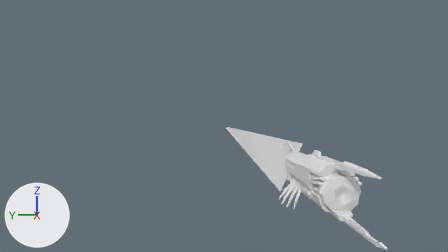
The Blender file qcde etqw lg.blend, before and after one commit.
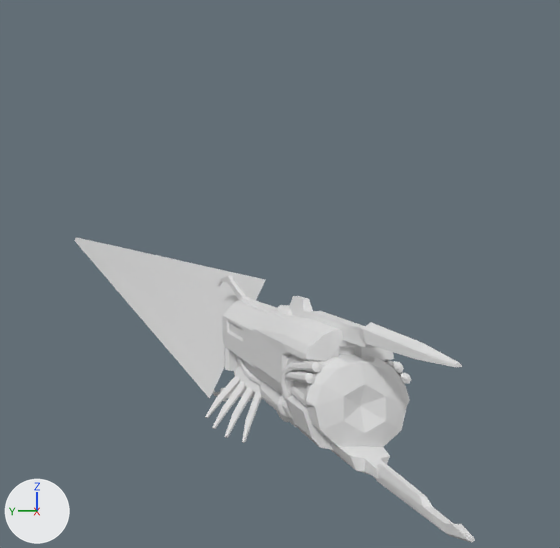
There are two pictures of each version: one from the file's camera 'Camera', one close up on the part from 44% to 94% of the width and 12% to 100% of the height. The lights are fixed; the arrows at lower left show +X, +Y and +Z. Materials are left out; every surface is plain grey.

Script lines for the objects in view, before the commit:
```python
me_lightning_pistol_mesh = bpy.data.meshes.new('lightning_pistol_mesh')
me_lightning_pistol_mesh.from_pydata(...)  # 1332 vertices, 1498 faces; spans x 14.2..34.7, y -11.6..-4.2, z -11.5..-1.4
me_lightning_pistol_mesh.materials.append(mat_models_weapons_lightning_pistol_lightning_pistol)
me_plane = bpy.data.meshes.new('Plane')
me_plane.from_pydata([(31.0, -10.0, -2.0), (610.0, -10.0, -2.0), (31.0, -6.0, -11.0), (610.0, -6.0, -11.0)], [], [(0, 1, 3, 2)])
me_plane.materials.append(mat_material)
ob_lightning_pistol = bpy.data.objects.new('lightning_pistol', me_lightning_pistol_mesh)
ob_lightning_pistol.location = (0.0, 0.0, 0.0)
ob_plane = bpy.data.objects.new('Plane', me_plane)
ob_plane.location = (0.0, 0.0, 0.0)
_m = ob_plane.modifiers.new('Array', 'ARRAY')
```
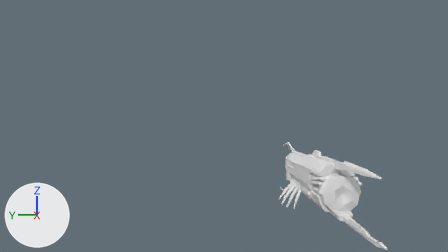
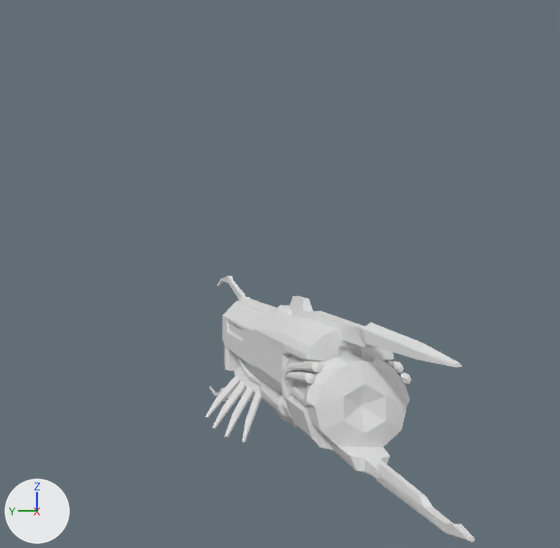
Boxes [x1, y1, x2, y2] around the edits, measured in the close-ups (560 x 548 px):
'Plane', hidden
    before: [74, 237, 265, 398]

The change, as a diff of the scene's bpy script:
```diff
--- a/qcde etqw lg.blend.py
+++ b/qcde etqw lg.blend.py
@@ ob_plane @@
 _m = ob_plane.modifiers.new('Array', 'ARRAY')
+ob_plane.hide_render = True
```
